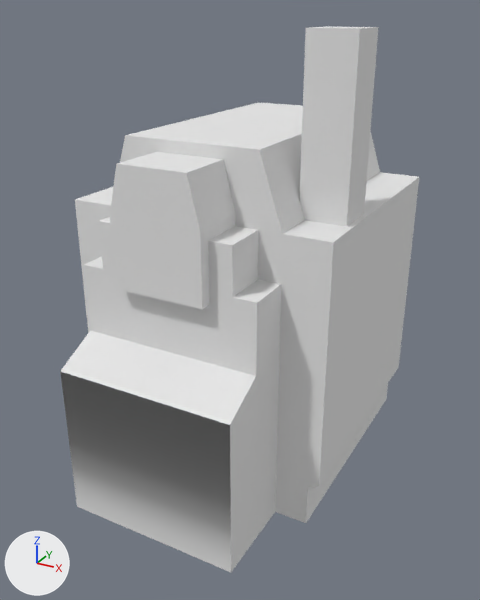
An edit to the OBJ model src/main/resources/assets/spacemod/models/block/efcoal.obj, drawn before and after from the same camera.
Rendered twice from a camera (50 mm lens) standing at (3.99, -7.34, 5.16) and looking at (0.59, -1.16, 2.07). The axes (+X, +Y, +Z) are drawn at lower left. The lights are the same throughout. Where no turn or scale is listed for an object, it has been applied to the vertices.

Script lines for the objects in view, before the commit:
```python
me_coalgenerator = bpy.data.meshes.new('coalgenerator')
me_coalgenerator.from_pydata(...)  # 96 vertices, 62 faces; spans x -1.0..2.0, y -3.0..1.0, z 0.0..5.0
me_coalgenerator.materials.append(mat_mapping)  # white #e7e7e7
ob_coalgenerator = bpy.data.objects.new('coalgenerator', me_coalgenerator)
ob_coalgenerator.location = (0.0, 0.0, 0.0)
```
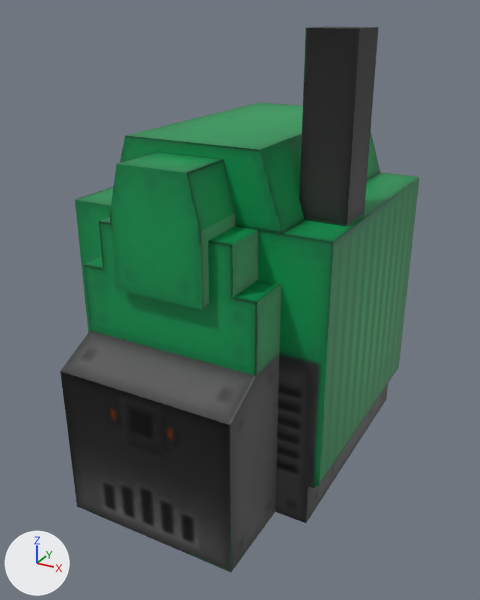
Boxes (x1, y1, x2, y2) around the edits, measured in the pictures (480 x 600 px):
```json
{"object": "coalgenerator", "change": "recoloured", "before": [60, 26, 419, 572], "after": [60, 26, 419, 572]}
```

Scene script edits in JSON lines:
```json
{"op": "add", "block": "img_efcoal", "code": ["img_efcoal = load_image('efcoal', '../../textures/block/efcoal.png', 128, 128, 'sRGB')"]}
{"op": "add", "block": "mat_efcoal", "code": ["mat_efcoal = principled_material('efcoal')", "mat_efcoal.texture = img_efcoal"]}
{"block": "me_coalgenerator", "where": "me_coalgenerator.from_pydata(...)  # 96 vertices, 62 faces; spans x -1.0..2.0, y -3.0..1.0, z 0.0..5.0"}
{"op": "remove", "block": "me_coalgenerator", "code": "me_coalgenerator.materials.append(mat_mapping)  # white #e7e7e7"}
{"op": "add", "block": "me_coalgenerator", "code": "me_coalgenerator.materials.append(mat_efcoal)  # picture img_efcoal"}
```
